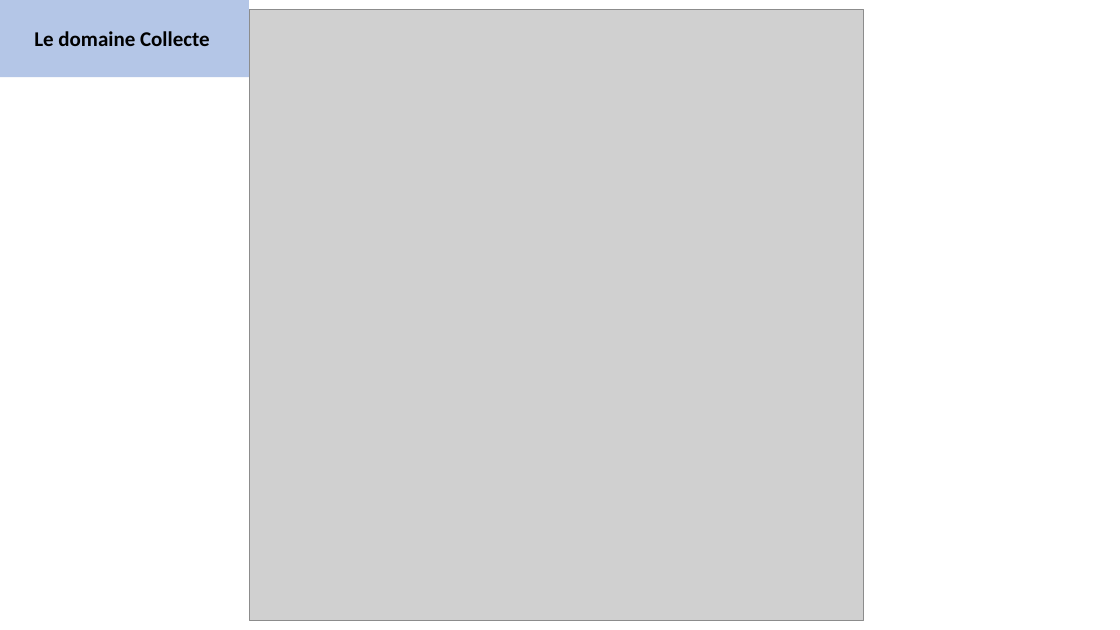
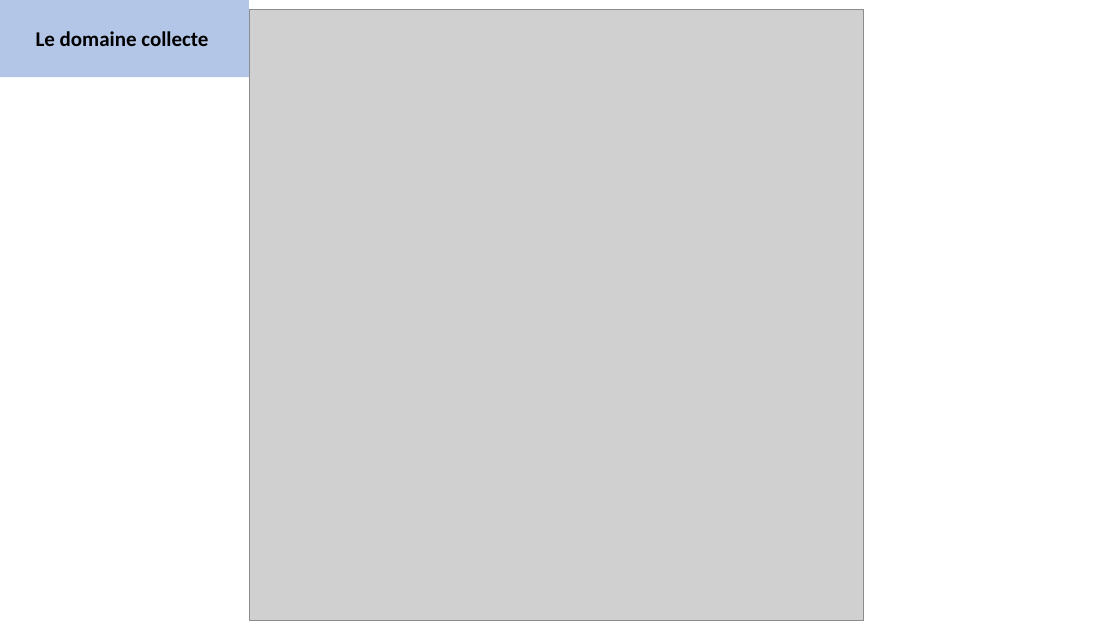
Before and after one commit to messaoudibrahim/Memoire, a slide deck: slide 6 of DIAPO/Présentation.pptx. Drawn at 1120x630 pixels with LibreOffice and Linux fonts; fonts in the diff are those of the drawing; grey boxes stand for pictures. Boxes give left, top, right and bottom in pixels: in the first picture for what was removed or moved away, otherwise in the second. Text is boxed around its words. In the diff, an @@ line names an element or a change of style, - is before the commit and + after.

```diff
--- a/DIAPO/Présentation.pptx
+++ b/DIAPO/Présentation.pptx
@@ text in rectangle at (36, 31, 208, 46): text changed @@
-Le domaine Collecte
+Le domaine collecte
```
Also in this commit, not shown: 2 other slides changed, 2 slides added.
